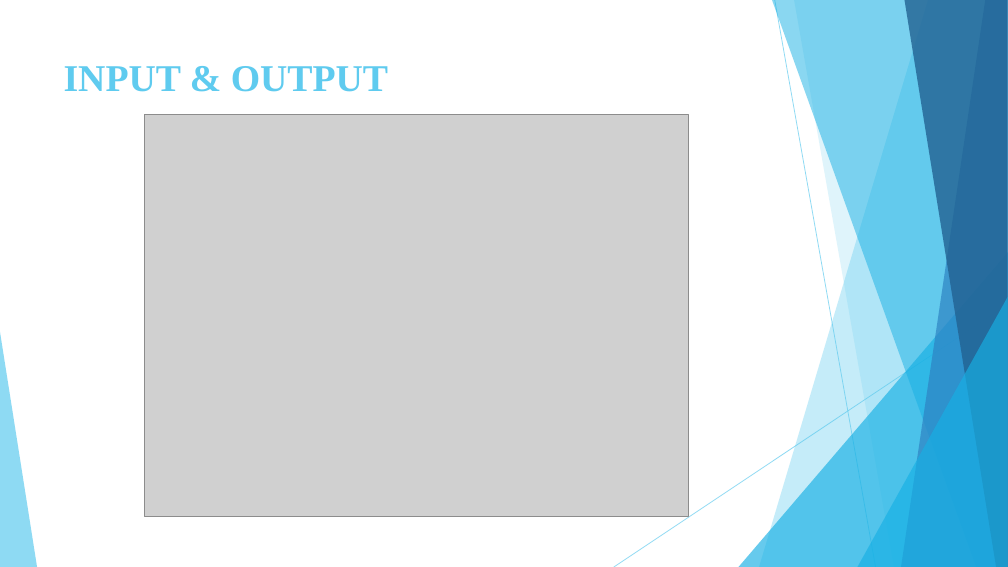
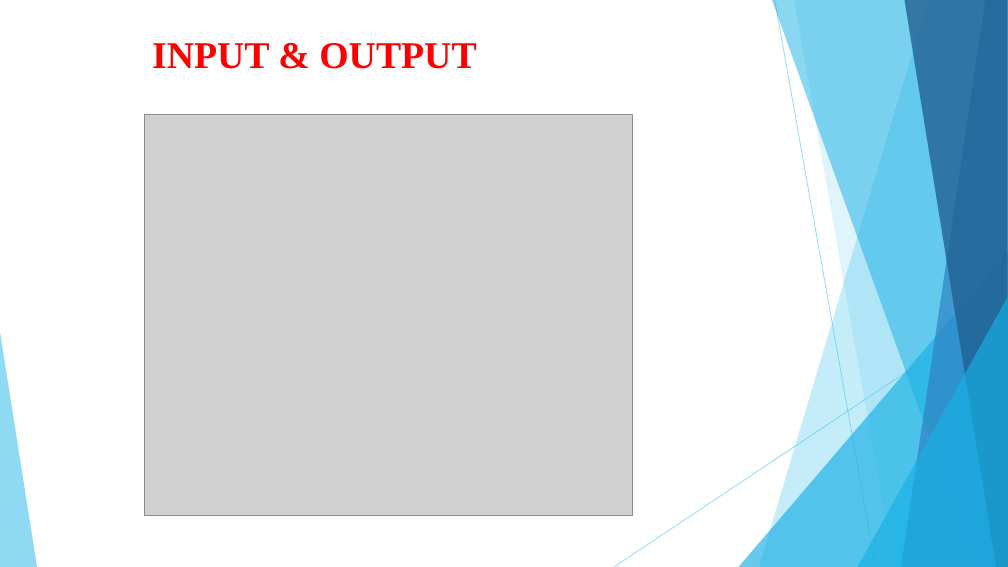
Before and after one commit to Chakrapani2122/Mini-Project, a slide deck: slide 23 of vividtones.pptx. Drawn at 1008x567 pixels with LibreOffice and Linux fonts; fonts in the diff are those of the drawing; grey boxes stand for pictures. Boxes give left, top, right and bottom in pixels: in the first picture for what was removed or moved away, otherwise in the second. Text is boxed around its words. In the diff, an @@ line names an element or a change of style, - is before the commit and + after.

```diff
--- a/vividtones.pptx
+++ b/vividtones.pptx
@@ title "INPUT & OUTPUT": place and size @@
-title "INPUT & OUTPUT" at [64,66,388,92]
+title "INPUT & OUTPUT" at [152,43,476,69]
@@ title "INPUT & OUTPUT" at [152,43,476,69]: text colour #5FCBEF to #FF0000 @@
@@ picture: place and size @@
-picture at [144,114,688,516]
+picture at [144,114,632,516]
```
Also in this commit, not shown: 12 other slides changed, 2 slides added, 7 other files.
